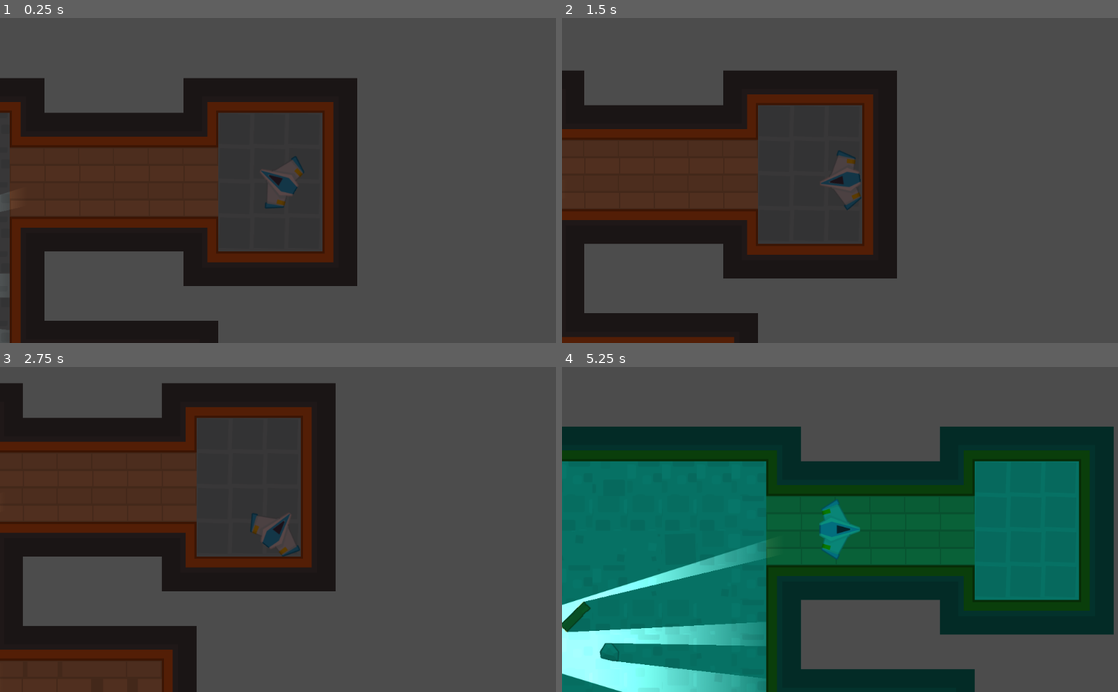
Above: before the commit, frames 1-4 (two rows, left to right).
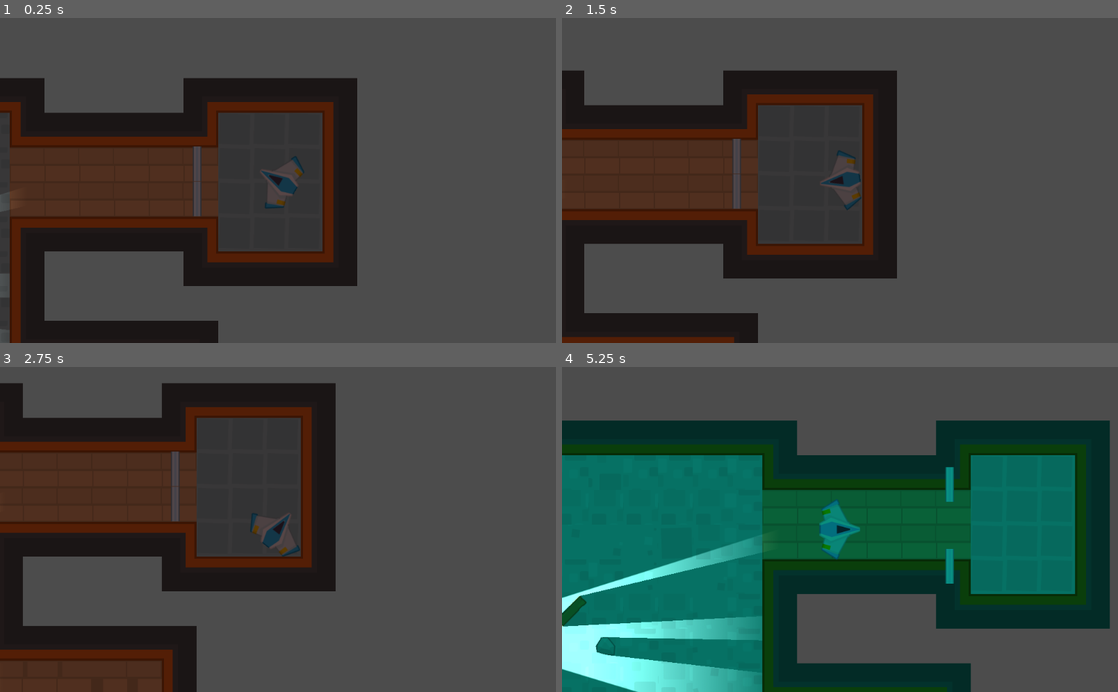
Above: after the commit, the same moments.

Repository: Vardantex/TopDown-Game
Game: Godot game, scene res://Levels/Level1.tscn
The game is run twice, just before and just after one commit, with the same random seed, the same clock (stepped at 60 frames per second) and the same inputs.
Inputs (mouse positions are in pixels of both pictures, inside the frame that each line leads up to):
- Up to frame 1 (0.25 s): no input
- Up to frame 2 (1.5 s): tap Enter at 0.5 s; move the mouse to (962, 164) at 0.52 s; hold D (WASD_RIGHT) 0.53-1.28 s; hold F (Light_Toggle, bound only after the commit) 0.53-1.28 s; click (962, 164) at 0.67 s; tap R (Light_Toggle, bound only before the commit) at 0.8, 1.35 s; tap Space at 1.25 s; move the mouse to (728, 196) at 1.27 s; hold S (WASD_DOWN) from 1.28 s (still down)
- Up to frame 3 (2.75 s): tap F (Light_Toggle, bound only after the commit) at 1.55 s; move the mouse to (333, 458) at 2.02 s; release S (WASD_DOWN) at 2.03 s; hold D (WASD_RIGHT) from 2.03 s (still down); hold F (Light_Toggle, bound only after the commit) from 2.03 s (still down); tap R (Light_Toggle, bound only before the commit) at 2.3 s
- Up to frame 4 (5.25 s): tap Enter at 2.75 s; move the mouse to (812, 594) at 2.77 s; release D (WASD_RIGHT) at 2.78 s; release F (Light_Toggle, bound only after the commit) at 2.78 s; hold W (WASD_UP) 2.78-3.53 s; tap R (Light_Toggle, bound only before the commit) at 2.85, 3.8 s; click (812, 594) at 2.92 s; tap F (Light_Toggle, bound only after the commit) at 3.05, 4.35 s; move the mouse to (1006, 578) at 3.52 s; hold G (Lighting) 3.53-4.28 s; hold A (WASD_LEFT) 3.53-5.03 s; move the mouse to (673, 480) at 4.27 s; move the mouse to (867, 529) at 5.02 s; hold S (WASD_DOWN) from 5.03 s (still down); hold R (Light_Toggle, bound only before the commit) from 5.03 s (still down); click (867, 529) at 5.17 s

The runs differ from the first frame. In frame 1, 0.3% of the frame differs, in the area x 34-37%, y 39-61%; in frame 2, 0.3%; in frame 3, 0.3%; in frame 4, 16%, in the area x 0-100%, y 16-100%.

Commit message:
Doors [Fixed]

Diff:
--- a/Doors/Door.gd
+++ b/Doors/Door.gd
@@ -12,8 +12,8 @@
 func _on_Door_body_entered(body: Node) -> void:
 	if body.collision_layer == 1:
 		can_click == true
-	else:
 		open()
+#	else:
 
 
 func _on_Door_body_exited(body: Node) -> void:
--- a/Doors/Door.tscn
+++ b/Doors/Door.tscn
@@ -1,12 +1,11 @@
-[gd_scene load_steps=10 format=2]
+[gd_scene load_steps=9 format=2]
 
 [ext_resource path="res://Assets/GFX/PNG/Tiles/tile_463.png" type="Texture" id=1]
 [ext_resource path="res://Assets/SFX/doorClose_1.ogg" type="AudioStream" id=2]
-[ext_resource path="res://Assets/SFX/doorOpen_2.ogg" type="AudioStream" id=3]
 [ext_resource path="res://Doors/Door.gd" type="Script" id=4]
 
 [sub_resource type="RectangleShape2D" id=1]
-extents = Vector2( 32, 42 )
+extents = Vector2( 97, 42 )
 
 [sub_resource type="RectangleShape2D" id=2]
 extents = Vector2( 32, 10 )
@@ -38,16 +37,8 @@
 tracks/1/imported = false
 tracks/1/enabled = true
 tracks/1/keys = {
-"clips": [ {
-"end_offset": 0.0,
-"start_offset": 0.0,
-"stream": ExtResource( 3 )
-}, {
-"end_offset": 0.0,
-"start_offset": 0.0,
-"stream": ExtResource( 2 )
-} ],
-"times": PoolRealArray( 0, 4 )
+"clips": [  ],
+"times": PoolRealArray(  )
 }
 
 [sub_resource type="Animation" id=5]
@@ -71,11 +62,12 @@
 script = ExtResource( 4 )
 
 [node name="CharacterDetector" type="CollisionShape2D" parent="."]
-visible = false
+position = Vector2( 8, 0 )
 shape = SubResource( 1 )
 
 [node name="DoorSprite" type="Sprite" parent="."]
 position = Vector2( 64, 0 )
+z_index = 1
 texture = ExtResource( 1 )
 
 [node name="StaticBody2D" type="StaticBody2D" parent="DoorSprite"]
--- a/Levels/Level1.tscn
+++ b/Levels/Level1.tscn
@@ -1,8 +1,9 @@
-[gd_scene load_steps=5 format=2]
+[gd_scene load_steps=6 format=2]
 
 [ext_resource path="res://Levels/TemplateLevel.tscn" type="PackedScene" id=1]
 [ext_resource path="res://NPC/Guard.tscn" type="PackedScene" id=2]
 [ext_resource path="res://NPC/Camera.tscn" type="PackedScene" id=3]
+[ext_resource path="res://Doors/Door.tscn" type="PackedScene" id=4]
 
 [sub_resource type="NavigationPolygon" id=1]
 vertices = PoolVector2Array( 1342, -68, 1346, 192, 1152, 191, 1149, 128, 1153, -4, 67, 576, 63, -65, 770, -61, 771, -1, 768, 128, 1092, 897, 1407, 896, 1407, 1215, 578, 1214, 578, 897, 961, 888, 1085, 386, 957, 510, 769, 385, 766, 514, 1154, -69, 765, 573 )
@@ -52,4 +53,12 @@
 visible = false
 navpoly = SubResource( 1 )
 
+[node name="Door" parent="Doors" index="0" instance=ExtResource( 4 )]
+position = Vector2( 1113, 159 )
+rotation = -1.5708
+
+[node name="Door2" parent="Doors" index="1" instance=ExtResource( 4 )]
+position = Vector2( 1113, -34 )
+rotation = 1.5708
+
 [editable path="Player"]
--- a/Player.gd
+++ b/Player.gd
@@ -34,6 +34,7 @@
 
 func _input(event: InputEvent) -> void:
 	if Input.is_action_pressed("Light_Toggle"):
+		print("Toggle light")
 		#This says: whatever you are not, become
 		$Torch.enabled = !$Torch.enabled
 
--- a/project.godot
+++ b/project.godot
@@ -77,7 +77,7 @@
 }
 Light_Toggle={
 "deadzone": 0.5,
-"events": [ Object(InputEventKey,"resource_local_to_scene":false,"resource_name":"","device":0,"alt":false,"shift":false,"control":false,"meta":false,"command":false,"pressed":false,"scancode":82,"physical_scancode":0,"unicode":0,"echo":false,"script":null)
+"events": [ Object(InputEventKey,"resource_local_to_scene":false,"resource_name":"","device":0,"alt":false,"shift":false,"control":false,"meta":false,"command":false,"pressed":false,"scancode":70,"physical_scancode":0,"unicode":0,"echo":false,"script":null)
  ]
 }
 Lighting={
